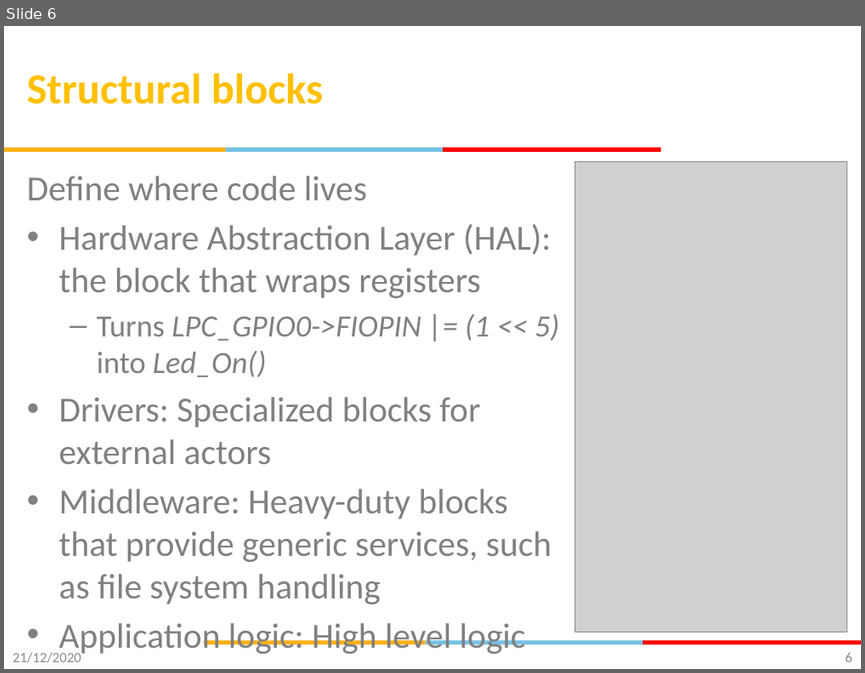
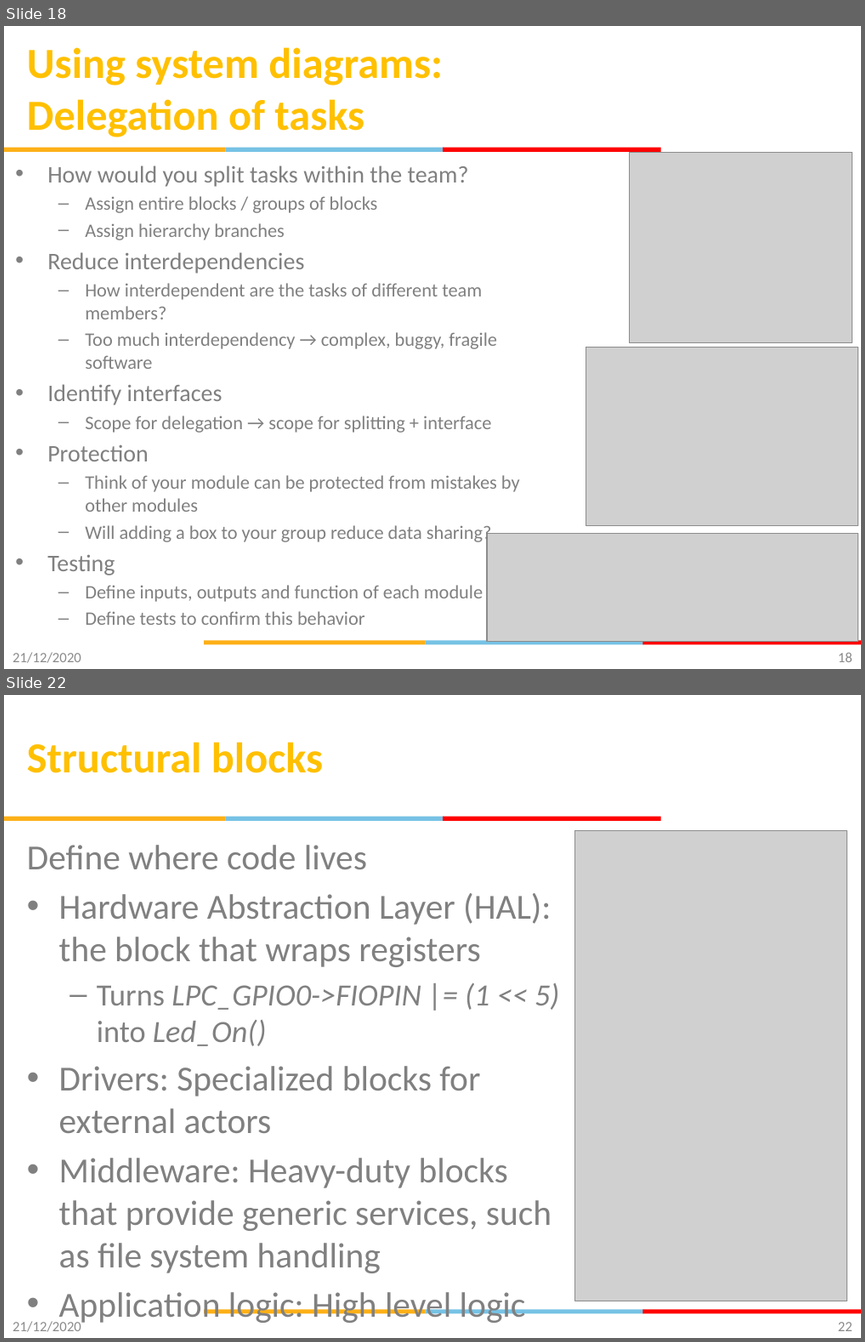
Before and after one commit to gsaurabhr-teaching/csg523-material, a slide deck: Lec-13-16-firmware-architecture.pptx. Shown one above the other, each under a label of ours: slide 6 before the commit, slides 18 and 22 after it; the slides between them are not shown. The pictures are 865x673 and 865x1342 pixels, drawn with LibreOffice and Linux fonts; fonts in the diff are those of the drawing; grey boxes stand for pictures; background and template pictures are left out. Boxes give left, top, right and bottom in pixels: in the first picture for what was removed or moved away, otherwise in the second. Text is boxed around its words. In the diff, an @@ line names an element or a change of style, - is before the commit and + after.

```diff
--- a/Lec-13-16-firmware-architecture.pptx
+++ b/Lec-13-16-firmware-architecture.pptx
@@ slide 18 added at (4, 26, 861, 669), background #FFFFFF; not listed: 6 template elements that a slide beside it also shows @@
@@ title added at (27, 47, 443, 137), 36 pt, text #FFC000, bold @@
+Using system diagrams:
+Delegation of tasks
@@ picture added at (630, 152, 852, 343) @@
@@ text added at (47, 165, 520, 624), 16 pt, text #808080 @@
+• How would you split tasks within the team?
+  – Assign entire blocks / groups of blocks
+  – Assign hierarchy branches
+• Reduce interdependencies
+  – How interdependent are the tasks of different team members?
+  – Too much interdependency → complex, buggy, fragile software
+• Identify interfaces
+  – Scope for delegation → scope for splitting + interface
+• Protection
+  – Think of your module can be protected from mistakes by other modules
+  – Will adding a box to your group reduce data sharing?
+• Testing
+  – Define inputs, outputs and function of each module
+  – Define tests to confirm this behavior
@@ picture added at (585, 347, 858, 526) @@
@@ picture added at (487, 533, 857, 641) @@
@@ text added at (12, 652, 81, 663), 12 pt, text #8C8C8C @@
+21/12/2020
@@ page number added at (838, 652, 852, 662), 12 pt, text #898989 @@
+18
@@ what was slide 6 is now slide 22 @@
@@ page number at (838, 1321, 852, 1331): text changed @@
-6
+22
```
Also in this commit, not shown: 17 other slides added, 2 slides removed.
